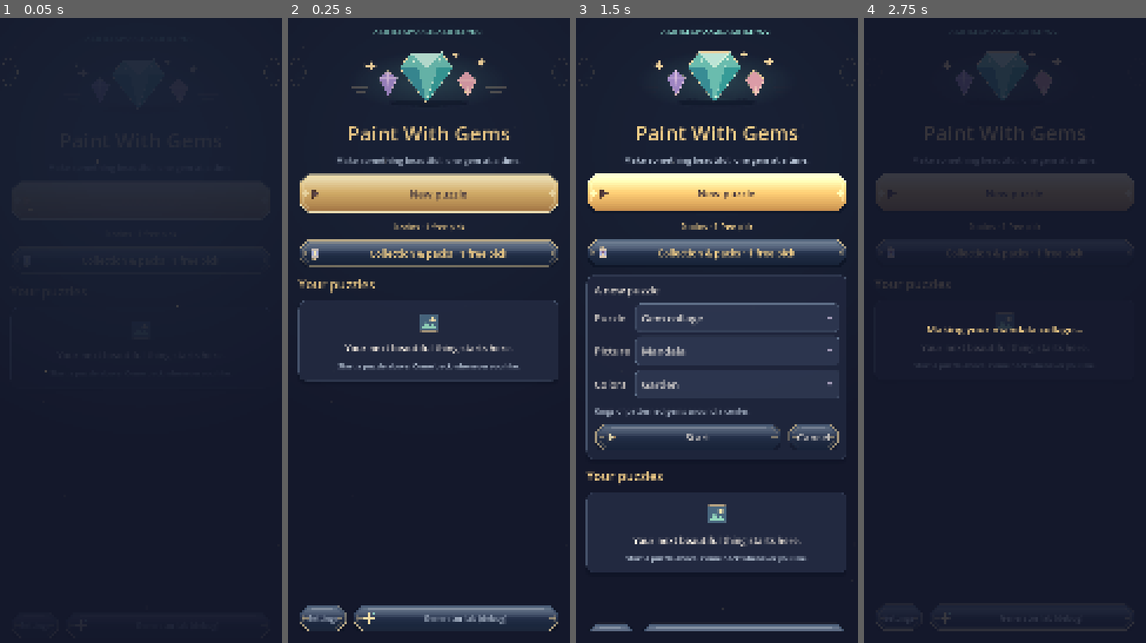
Above: before the commit, frames 1-4 (left to right).
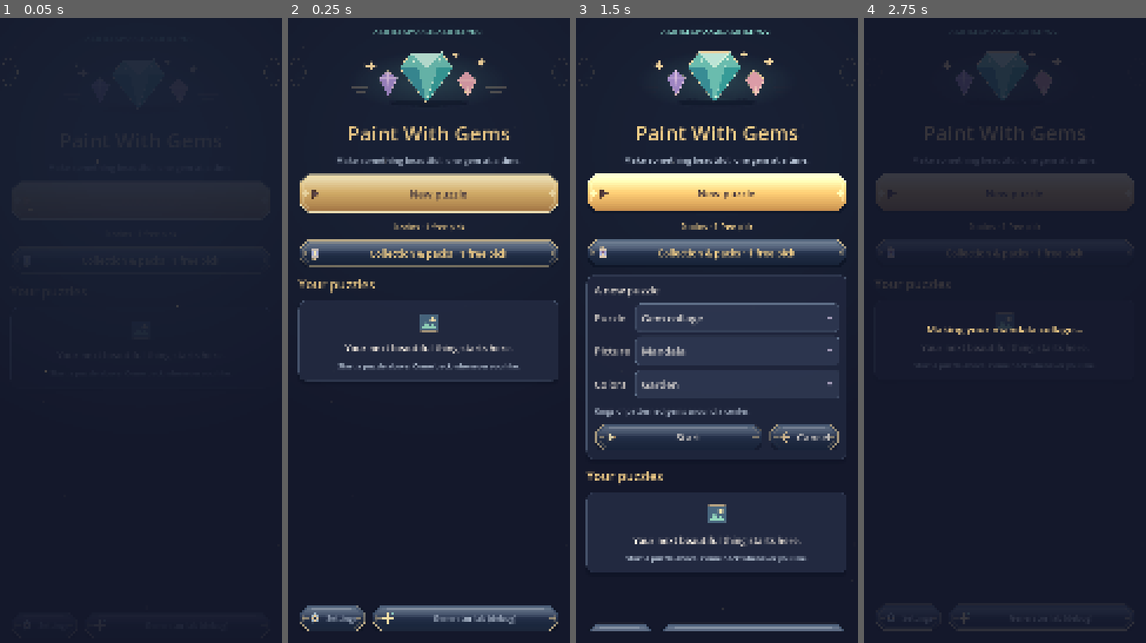
Above: after the commit, the same moments.

Repository: squishter/redesigned-octo-pancake
Game: Godot game, scene res://scenes/game/app.tscn
Two runs of this game, one before a commit and one after it. Both use one fixed random seed, a clock stepped at 60 frames per second and the inputs below.
Inputs:
- Up to frame 1 (0.05 s): no input
- Up to frame 2 (0.25 s): no input
- Up to frame 3 (1.5 s): click "New puzzle" at 0.5 s; click "New puzzle" at 1.25 s
- Up to frame 4 (2.75 s): click "Start" at 2 s

The runs differ from the first frame. In frame 2, 0.7% of the frame differs, in the area x 6-81%, y 93-99%; in frame 3, 0.5%; in frame 4, less than 0.1%.

Commit message:
Keep pack reveals above the carousel and fit button artwork inside controls
Native Vulkan captures exposed carousel layers painting over the modal. Raise the reveal and transition overlay above those layers, and include icons in button minimum widths. Add an interaction regression check.

Diff:
--- a/scenes/game/app.gd
+++ b/scenes/game/app.gd
@@ -25,6 +25,7 @@
 	_backdrop = MenuBackdrop.new()
 	add_child(_backdrop)
 	_veil = ColorRect.new()
+	_veil.z_index = 1000
 	_veil.color = Color(GameTheme.BG, 0.0)
 	_veil.set_anchors_and_offsets_preset(Control.PRESET_FULL_RECT)
 	_veil.hide()
--- a/scenes/game/game_theme.gd
+++ b/scenes/game/game_theme.gd
@@ -145,7 +145,7 @@
 	var button_node := Button.new()
 	button_node.text = text
 	button_node.icon = icon(glyph_for(text))
-	button_node.expand_icon = true
+	button_node.expand_icon = false
 	button_node.custom_minimum_size.y = TAP_HEIGHT
 	if primary:
 		button_node.theme_type_variation = "PrimaryButton"
--- a/scenes/game/pack_opening.gd
+++ b/scenes/game/pack_opening.gd
@@ -27,6 +27,7 @@
 
 func _ready() -> void:
 	set_anchors_and_offsets_preset(Control.PRESET_FULL_RECT)
+	z_index = 200
 	mouse_filter = Control.MOUSE_FILTER_STOP
 	var shade := ColorRect.new()
 	shade.color = Color(GameTheme.BG, 0.97)
--- a/tests/run_menu_ui.gd
+++ b/tests/run_menu_ui.gd
@@ -125,6 +125,8 @@
 	screen._open("colors", true)
 	_check(Packs.picks(screen.profile) == 1, "Repeated opening spends a single pick")
 	_check(screen.profile["unlocks"]["colors"].size() == before + 1, "Exactly one reward is granted")
+	var pack_layers := screen._carousel._hangers.map(func(hanger: Control) -> int: return hanger.z_index)
+	_check(screen._opening.z_index > int(pack_layers.max()), "Opening overlay draws above every carousel hanger")
 	var saved := SaveStore.load_profile()
 	_check(Packs.picks(saved) == 1 and saved["unlocks"]["colors"].size() == before + 1,
 		"Reward and payment are saved before the animation")
